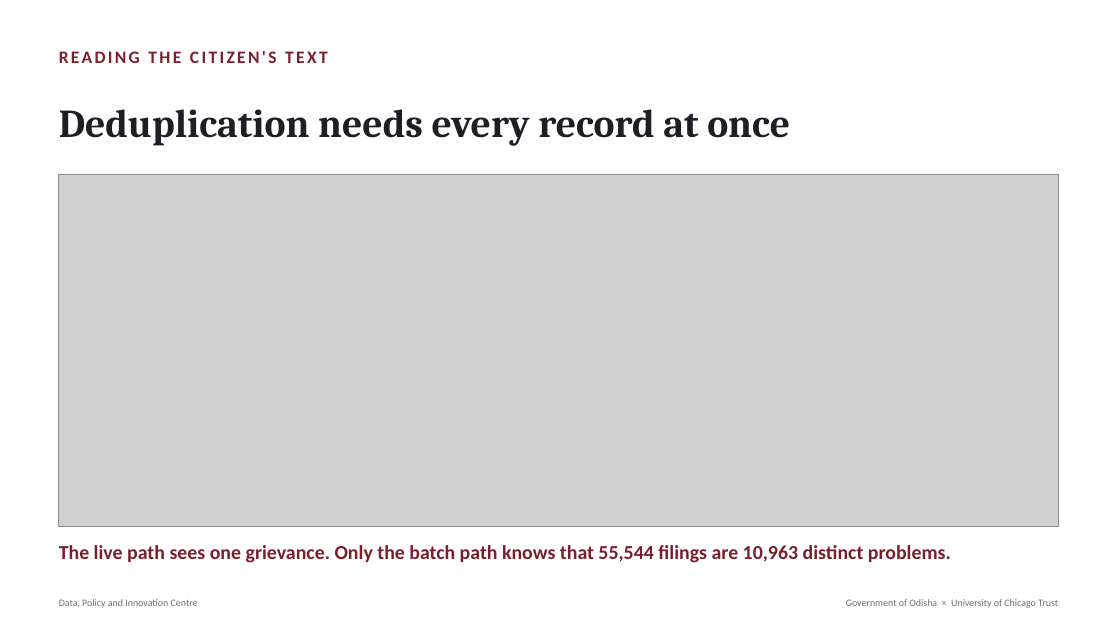
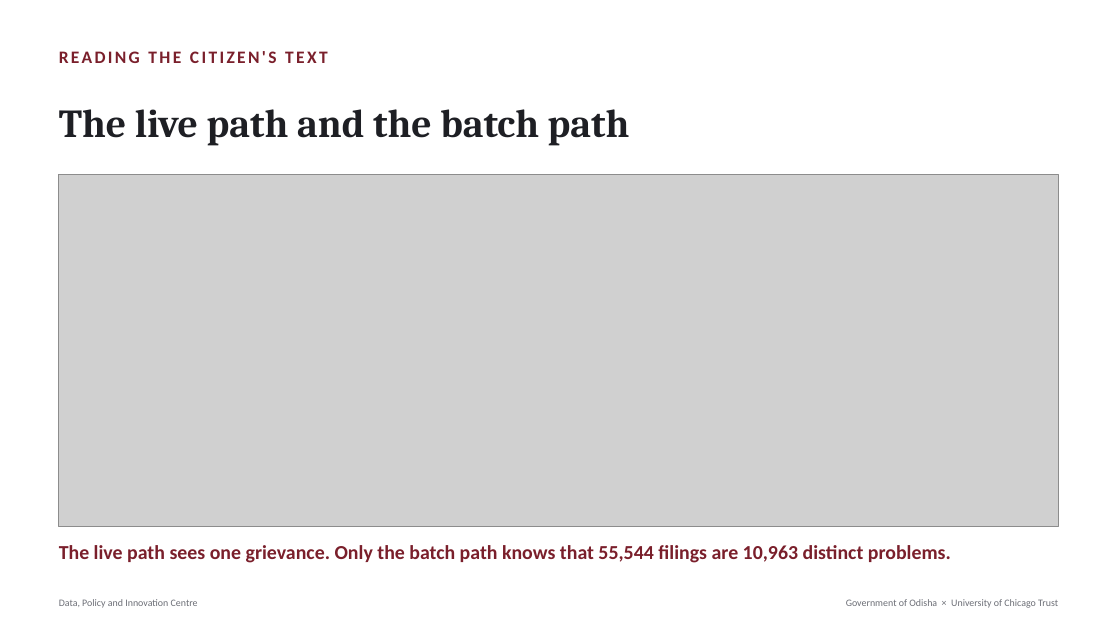
Before and after one commit to Data-Policy-and-Innovation-Centre/janasunani, a slide deck: slide 3 of docs/presentations/2026-08-24-timing-quality/Janasunani_2.0_Timing_and_Quality.pptx. Drawn at 1120x630 pixels with LibreOffice and Linux fonts; fonts in the diff are those of the drawing; grey boxes stand for pictures. Boxes give left, top, right and bottom in pixels: in the first picture for what was removed or moved away, otherwise in the second. Text is boxed around its words. In the diff, an @@ line names an element or a change of style, - is before the commit and + after.

```diff
--- a/docs/presentations/2026-08-24-timing-quality/Janasunani_2.0_Timing_and_Quality.pptx
+++ b/docs/presentations/2026-08-24-timing-quality/Janasunani_2.0_Timing_and_Quality.pptx
@@ text at [59,109,630,146]: text changed @@
-Deduplication needs every record at once
+The live path and the batch path
```
Also in this commit, not shown: 7 other slides changed, 4 other files.
